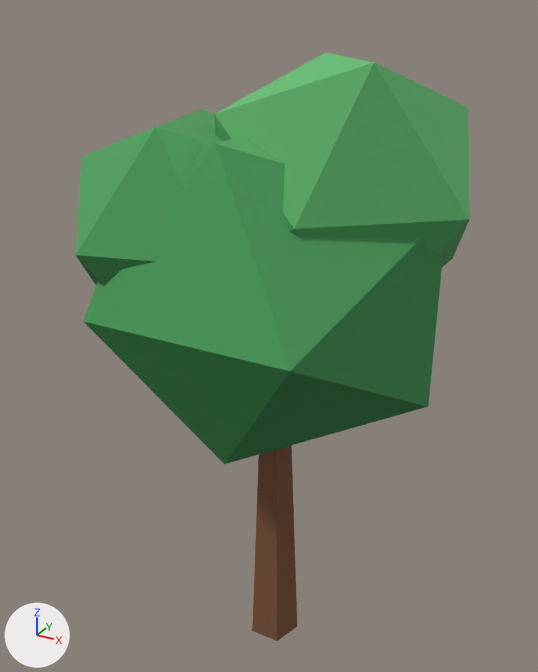
One commit to the glTF model client/public/assets/models/prop_tree_a.glb: the scene before it, then after it.
One viewpoint serves both versions: a camera (50 mm lens) standing at (3.42, -6.35, 7.14) and looking at (-0.17, 0.18, 3.87). The axes (+X, +Y, +Z) are drawn at lower left. The lights are the same throughout. The first picture is the older version. Vertices at exactly the same position are counted once.

The scene before the commit, as lines of its bpy script (objects in view):
```python
me_prop_tree_a = bpy.data.meshes.new('prop_tree_a')
me_prop_tree_a.from_pydata(...)  # 46 vertices, 70 faces; spans x -1.78..1.93, y -1.7..1.78, z 0.0..6.73
me_prop_tree_a.materials.append(mat_vcol)
ob_prop_tree_a = bpy.data.objects.new('prop_tree_a', me_prop_tree_a)
ob_prop_tree_a.location = (0.0, 0.0, 0.0)
```
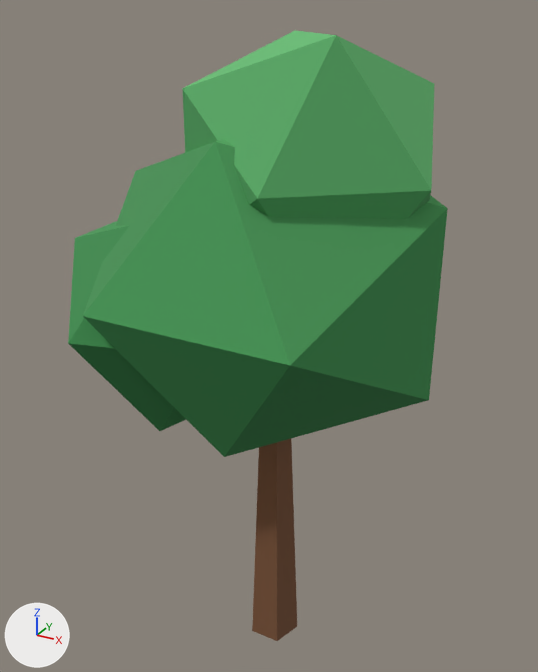
Patch to the scene script:
```diff
--- a/client/public/assets/models/prop_tree_a.glb.py
+++ b/client/public/assets/models/prop_tree_a.glb.py
@@ me_prop_tree_a @@
 # used by ob_prop_tree_a; location = (0.0, 0.0, 0.0)
-me_prop_tree_a.from_pydata(...)  # 46 vertices, 70 faces; spans x -1.78..1.93, y -1.7..1.78, z 0.0..6.73
+me_prop_tree_a.from_pydata(...)  # 46 vertices, 70 faces; spans x -2.02..1.7, y -1.7..1.7, z 0.0..6.94
+# me_prop_tree_a part 1: the loose piece of 12 vertices spanning x -1.7..1.7, y -1.7..1.7, z 2.98..6.12 is scaled about its middle by (1, 1, 0.978), then moved by (0.0, 0.0, 0.05)
+# me_prop_tree_a part 2: the loose piece of 12 vertices spanning x -0.83..1.93, y -1.08..1.78, z 4.27..6.73 is scaled about its middle by 0.966, then moved by (-0.25, -0.2, 0.25)
+# me_prop_tree_a part 3: the loose piece of 12 vertices spanning x -1.78..0.28, y -1.65..0.75, z 4.09..6.21 is scaled about its middle by 1.04, then moved by (-0.2, 0.05, -0.9)
 me_prop_tree_a.materials.append(mat_vcol)
```

Changed parts and their boxes (x1, y1, x2, y2) in the pictures (538 x 672 px; the box of a moved part takes in the faces that stretch with it):
'prop_tree_a', reshaped
    before: (76, 53, 470, 641)
    after: (68, 30, 448, 641)
part 1 of me_prop_tree_a, moved or reshaped
    before: (83, 136, 444, 464)
    after: (83, 139, 448, 457)
part 2 of me_prop_tree_a, moved or reshaped
    before: (214, 53, 470, 267)
    after: (182, 30, 434, 219)
part 3 of me_prop_tree_a, moved or reshaped
    before: (76, 109, 223, 286)
    after: (68, 221, 186, 431)
